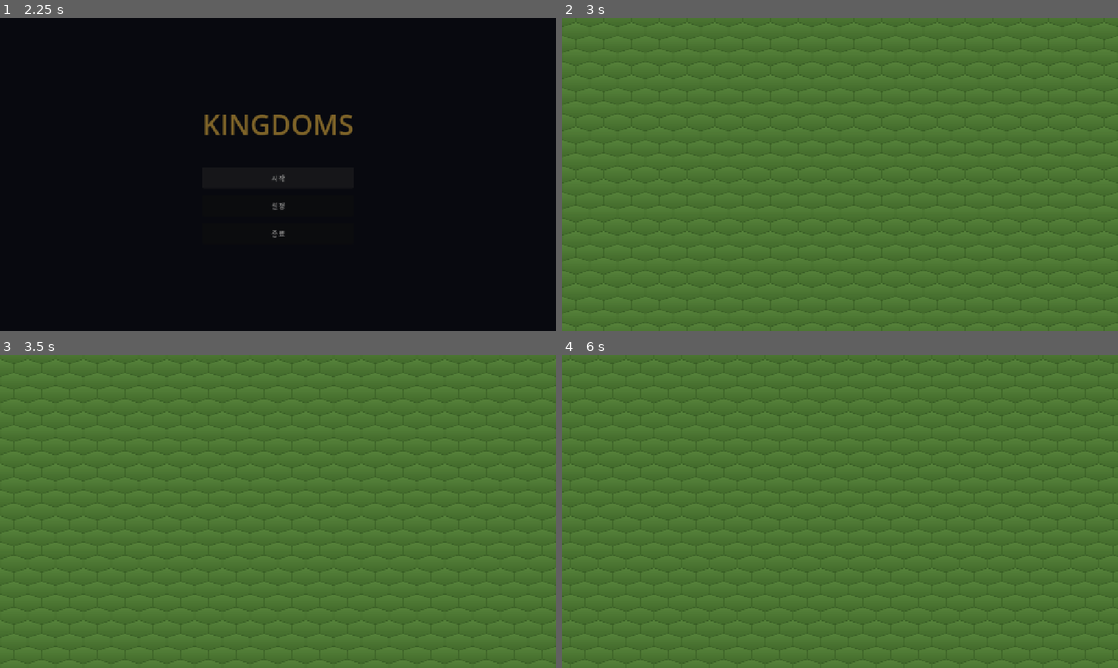
Above: before the commit, frames 1-4 (two rows, left to right).
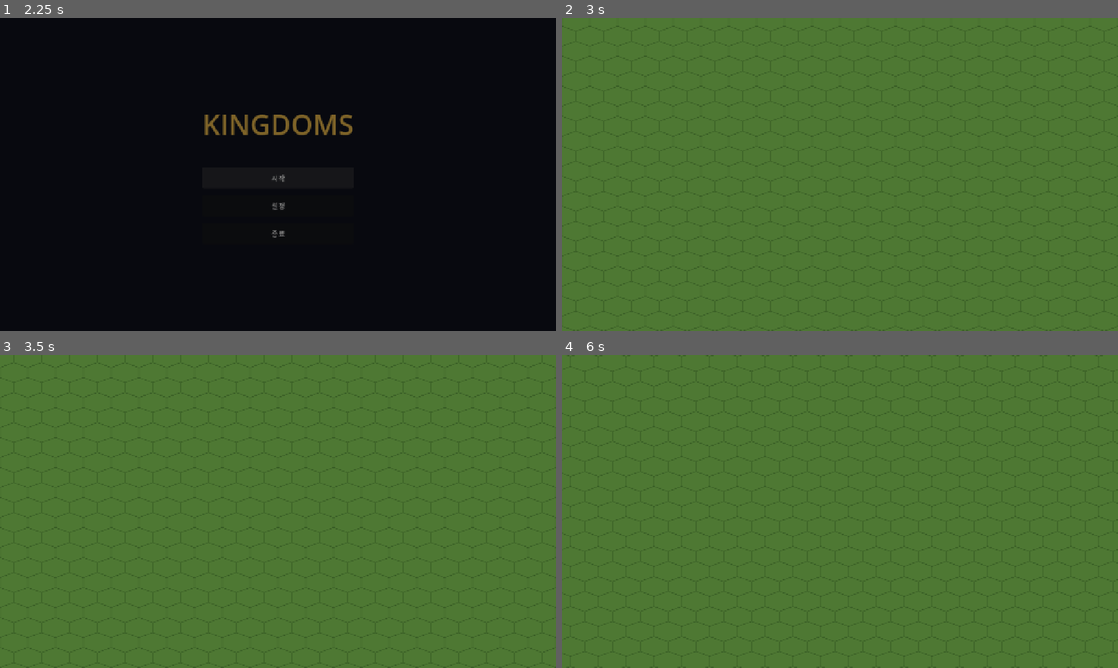
Above: after the commit, the same moments.

Repository: Johnyworld/kingdoms
Game: Godot game, scene res://scenes/splash/splash.tscn
Two runs of this game, one before a commit and one after it. Both use one fixed random seed, a clock stepped at 60 frames per second and the inputs below.
Inputs (mouse positions are in pixels of both pictures, inside the frame that each line leads up to):
- Up to frame 1 (2.25 s): move the mouse to (400, 158) at 0.52 s; hold D 0.53-1.25 s; click "시작" at 1.25 s; click "시작" at 2 s
- Up to frame 2 (3 s): move the mouse to (728, 190) at 2.77 s; hold S from 2.78 s (still down)
- Up to frame 3 (3.5 s): keep holding S
- Up to frame 4 (6 s): move the mouse to (895, 442) at 3.52 s; release S at 3.53 s; hold D 3.53-4.28 s; move the mouse to (812, 574) at 4.27 s; hold W 4.28-5.03 s; move the mouse to (1006, 558) at 5.02 s; hold A from 5.03 s (still down); move the mouse to (673, 464) at 5.77 s

Frame 1 is identical in both runs. In frame 2, 3.0% of the frame differs, in the area x 0-100%, y 1-100%; in frame 3, 2.8%; in frame 4, 3.3%.

Commit message:
타일 조정: 높이 46으로 은은하게 + 명암 그라디언트 제거(단색 초원)
- tile_size 64x46 (퍼스펙티브 압축 완화)
- 그라디언트 제거, 단색 #4e7833 + 외곽선만 유지

Co-Authored-By: Claude Opus 4.8 (1M context) <noreply@anthropic.com>

Diff:
--- a/assets/tiles/grass_hex.svg
+++ b/assets/tiles/grass_hex.svg
@@ -1,10 +1,4 @@
-<svg width="64" height="40" viewBox="0 0 64 40" xmlns="http://www.w3.org/2000/svg">
-  <defs>
-    <linearGradient id="grass" x1="0" y1="0" x2="0" y2="40" gradientUnits="userSpaceOnUse">
-      <stop offset="0" stop-color="#57833b"/>
-      <stop offset="1" stop-color="#426a2b"/>
-    </linearGradient>
-  </defs>
-  <polygon points="32,0 64,10 64,30 32,40 0,30 0,10" fill="url(#grass)"/>
-  <polygon points="32,0 64,10 64,30 32,40 0,30 0,10" fill="none" stroke="#395e26" stroke-width="1.2"/>
+<svg width="64" height="46" viewBox="0 0 64 46" xmlns="http://www.w3.org/2000/svg">
+  <polygon points="32,0 64,11.5 64,34.5 32,46 0,34.5 0,11.5" fill="#4e7833"/>
+  <polygon points="32,0 64,11.5 64,34.5 32,46 0,34.5 0,11.5" fill="none" stroke="#395e26" stroke-width="1.2"/>
 </svg>
--- a/tiles/grass_tileset.tres
+++ b/tiles/grass_tileset.tres
@@ -4,12 +4,12 @@
 
 [sub_resource type="TileSetAtlasSource" id="TileSetAtlasSource_grass"]
 texture = ExtResource("1_grass")
-texture_region_size = Vector2i(64, 40)
+texture_region_size = Vector2i(64, 46)
 0:0/0 = 0
 
 [resource]
 tile_shape = 3
 tile_layout = 0
 tile_offset_axis = 0
-tile_size = Vector2i(64, 40)
+tile_size = Vector2i(64, 46)
 sources/0 = SubResource("TileSetAtlasSource_grass")
